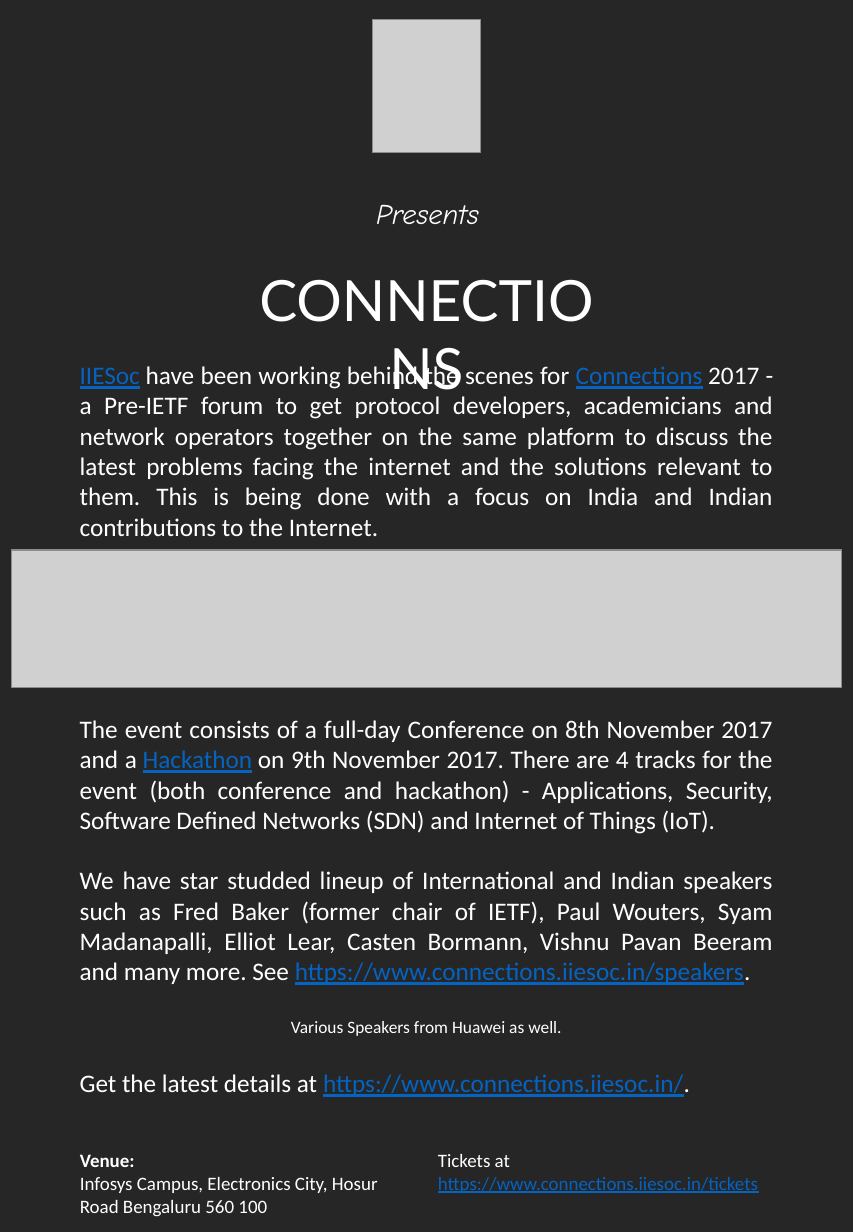
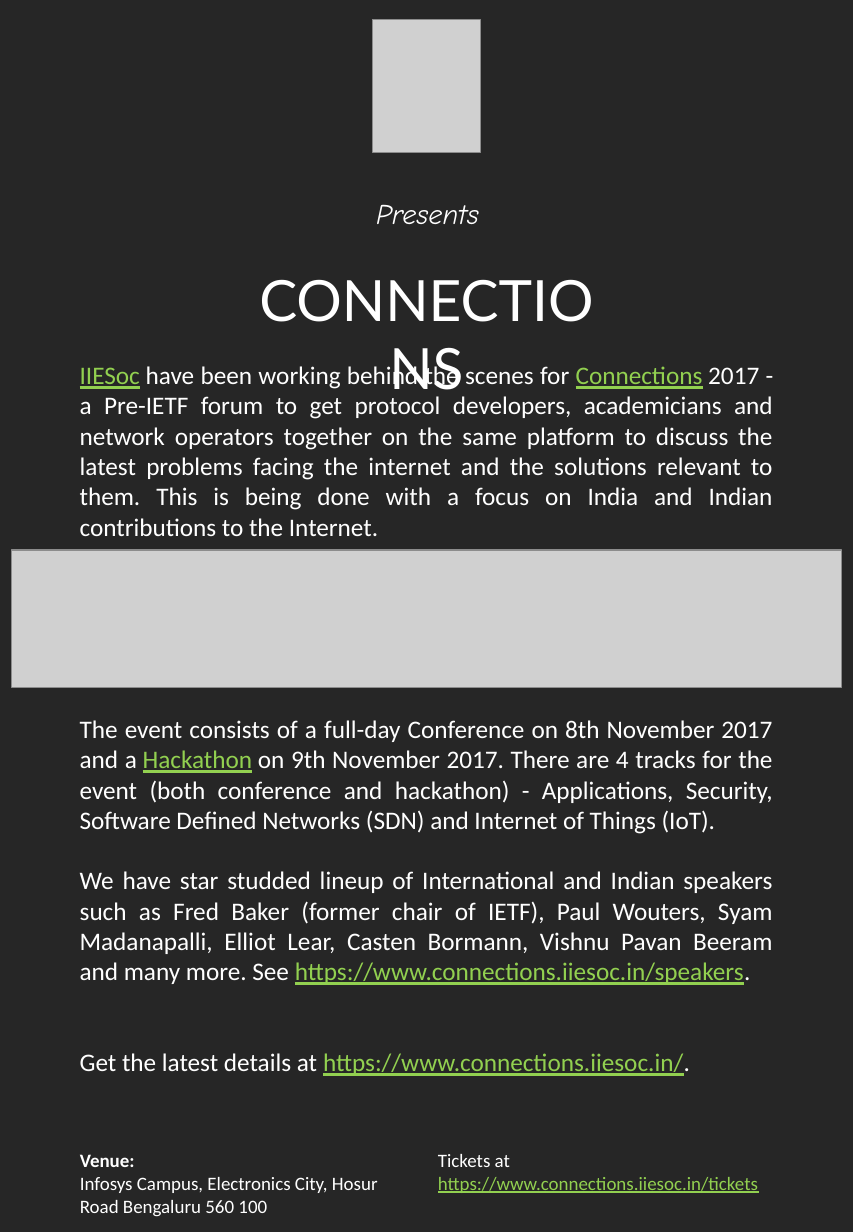
Before and after one commit to dhruvdhody-huawei/iiesoc, a slide deck: slide 1 of Connections Flyer.pptx. Drawn at 853x1232 pixels with LibreOffice and Linux fonts; fonts in the diff are those of the drawing; grey boxes stand for pictures. Boxes give left, top, right and bottom in pixels: in the first picture for what was removed or moved away, otherwise in the second. Text is boxed around its words. In the diff, an @@ line names an element or a change of style, - is before the commit and + after.

```diff
--- a/Connections Flyer.pptx
+++ b/Connections Flyer.pptx
@@ text "IIESoc have been working behind ..." at [80, 364, 773, 536]: text colour #0563C1 to #92D050 in "IIESoc Connections" @@
@@ text "The event consists of a ..." at [80, 720, 773, 1076]: text colour #0563C1 to #92D050 in "Hackathon", "https://www.connections.iiesoc.in/speakers.", "https://www.connections.iiesoc.in/." @@
@@ text at [291, 1021, 561, 1036]: paragraph removed @@
-Various Speakers from Huawei as well.
@@ table at [68, 1143, 785, 1223] @@
@@ text colour #0563C1 to #92D050 in "https://www.connections.iiesoc.in/tickets" @@
```
Also in this commit, not shown: 2 other files.
